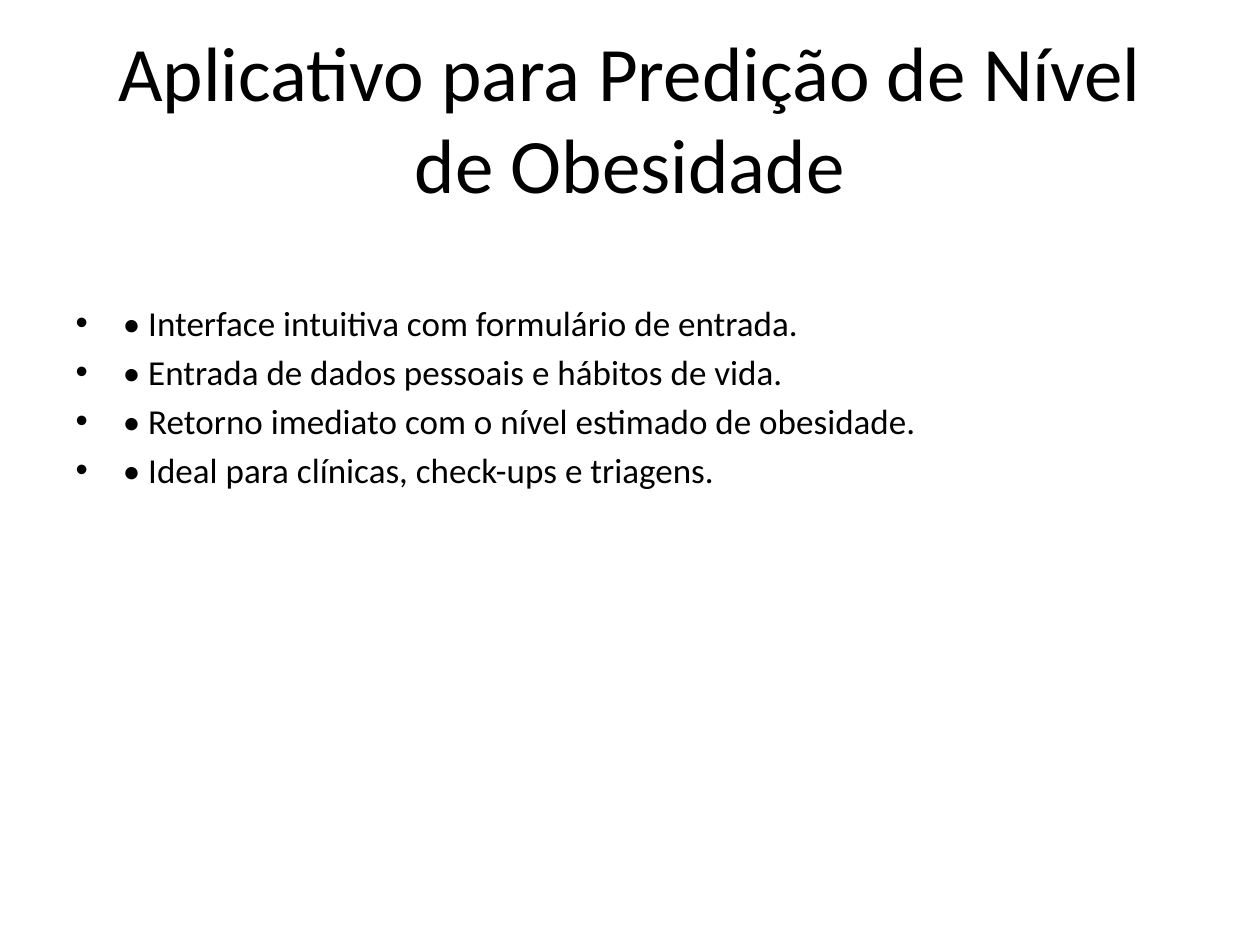
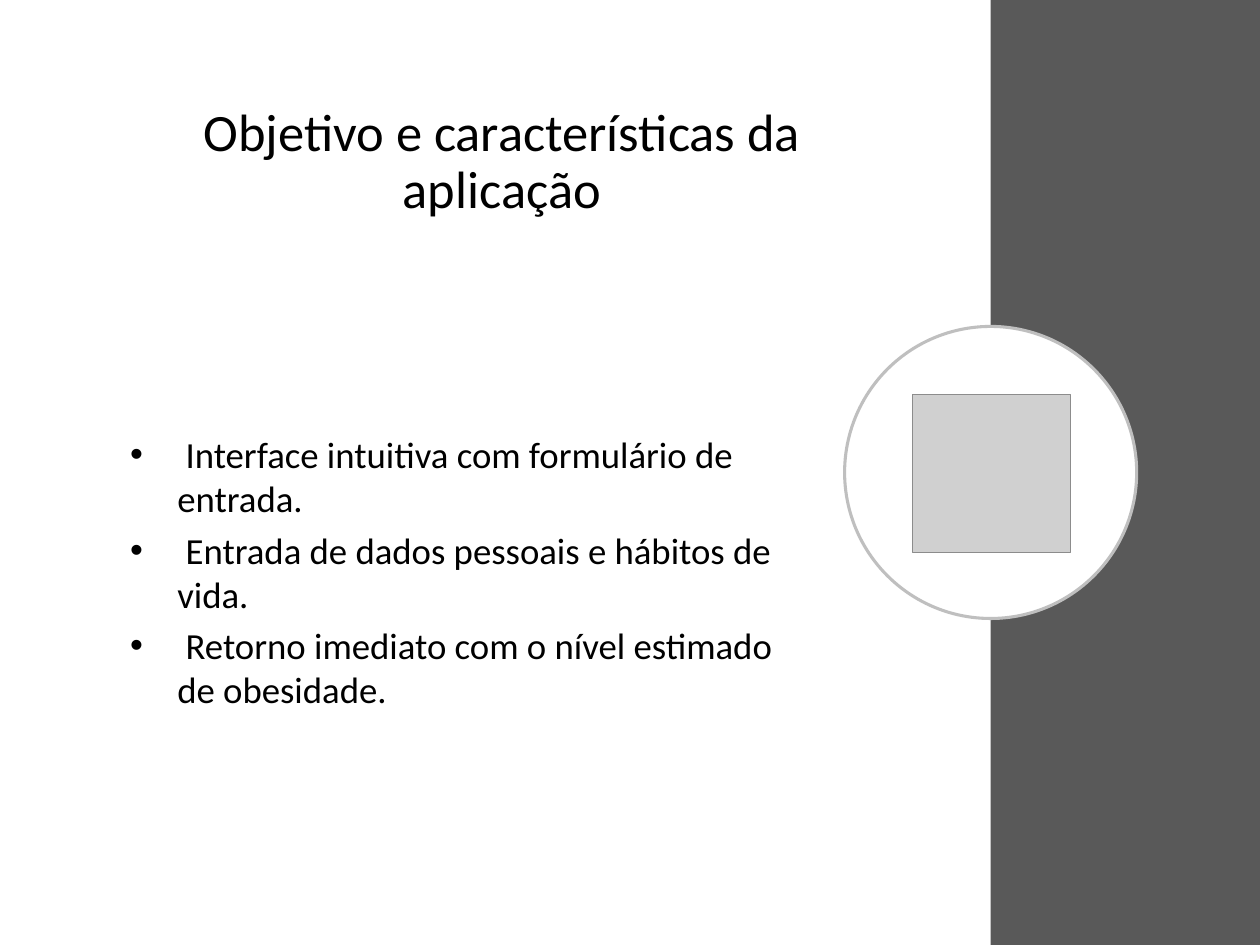
Before and after one commit to Naiderossi/Tech4, a slide deck: slide 3 of Apresentacao_TechChallenge_Obesidade.pptx. Drawn at 1260x945 pixels with LibreOffice and Linux fonts; fonts in the diff are those of the drawing; grey boxes stand for pictures. Boxes give left, top, right and bottom in pixels: in the first picture for what was removed or moved away, otherwise in the second. Text is boxed around its words. In the diff, an @@ line names an element or a change of style, - is before the commit and + after.

```diff
--- a/Apresentacao_TechChallenge_Obesidade.pptx
+++ b/Apresentacao_TechChallenge_Obesidade.pptx
@@ rectangle added at (x1=990, y1=0, x2=1260, y2=945), fill #595959 @@
@@ title at (x1=204, y1=114, x2=800, y2=217): text changed; size 44 to 30 pt @@
-Aplicativo para Predição de Nível de Obesidade
+Objetivo e características da aplicação
@@ text "Interface intuitiva com formulário de ..." at (x1=177, y1=442, x2=772, y2=704): vertical alignment top to middle @@
@@ ellipse added at (x1=844, y1=326, x2=1137, y2=619), fill #FFFFFF, outline #BFBFBF 1.75 pt @@
@@ picture added at (x1=914, y1=394, x2=1071, y2=552) @@
@@ text at (x1=177, y1=442, x2=772, y2=704): text changed; size 20 to 21 pt @@
-• • Interface intuitiva com formulário de entrada.
-• • Entrada de dados pessoais e hábitos de vida.
-• • Retorno imediato com o nível estimado de obesidade.
-• • Ideal para clínicas, check-ups e triagens.
+• Interface intuitiva com formulário de entrada.
+• Entrada de dados pessoais e hábitos de vida.
+• Retorno imediato com o nível estimado de obesidade.
```
Also in this commit, not shown: 4 other slides changed, 19 slides added.
